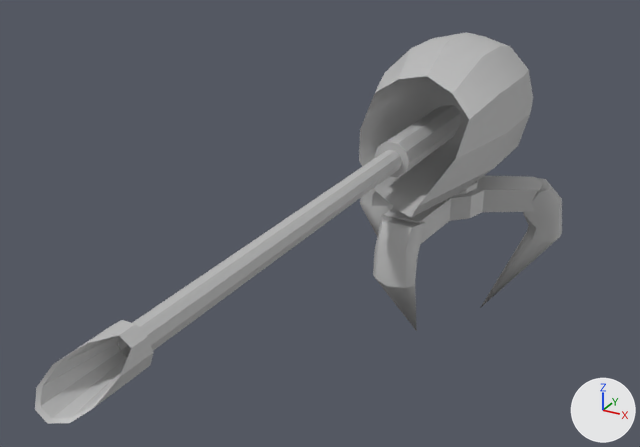
Before and after pictures for a commit that changed the FBX model Project -v1.0.2 - 4.2.0/Project -v1.0.2 - 4.2.0/Assets/Resources/GatGun.fbx.
Both versions are drawn from a 50 mm lens placed at (0.0316, -0.0888, 0.0502), pointed at (-0.0041, -0.0238, 0.0177). The axes (+X, +Y, +Z) are drawn at lower right. The lights are the same throughout. Where no turn or scale is listed for an object, it has been applied to the vertices.
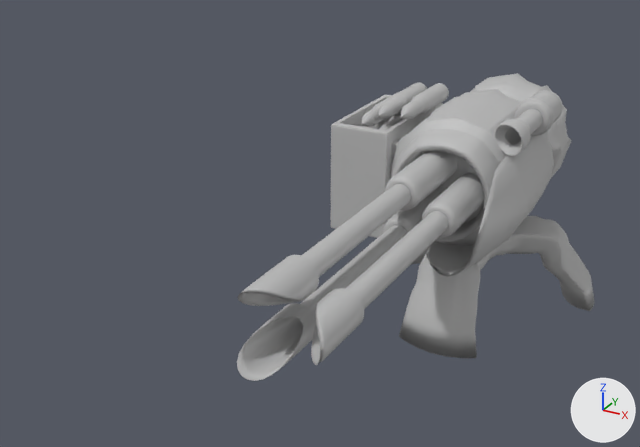
Location of each change, [x1, y1, x2, y2] in pixels of the pictures (640 x 447 px):
'pCylinder3', reshaped, moved, turned, rescaled
    before: [359, 32, 533, 218]
    after: [426, 134, 554, 277]
'pPipe6', added
    after: [237, 152, 484, 381]
'pCube4', added
    after: [399, 216, 594, 358]
'pCylinder4', added
    after: [389, 73, 572, 246]
'pPipe1', no longer drawn
    before: [117, 150, 402, 358]
'pPipe2', no longer drawn
    before: [35, 320, 153, 424]
'pCube5', added
    after: [331, 95, 436, 238]
'pCylinder1', no longer drawn
    before: [384, 176, 542, 244]
'pCube1', no longer drawn
    before: [373, 214, 425, 331]
'pCube2', no longer drawn
    before: [480, 178, 562, 308]
'pPipe3', no longer drawn
    before: [375, 105, 461, 178]
'pPipe8', added
    after: [495, 90, 563, 156]
'Rounds', added
    after: [361, 82, 458, 129]
'pCube3', no longer drawn
    before: [360, 188, 393, 236]
'pCylinder9', added
    after: [379, 113, 404, 130]

Diff of the bpy script that builds the scene:
```diff
--- a/Project -v1.0.2 - 4.2.0/Project -v1.0.2 - 4.2.0/Assets/Resources/GatGun.fbx.py
+++ b/Project -v1.0.2 - 4.2.0/Project -v1.0.2 - 4.2.0/Assets/Resources/GatGun.fbx.py
@@ me_mesh_005 @@
 # used by ob_pcylinder3; location = (0.00004, -0.00358, 0.02348); rotation_euler = (-3.142, 0.0, 0.0), in degrees (-180, 0, 0); scale = (0.0153, 0.0241, 0.0153)
-me_mesh_005.from_pydata(...)  # 74 vertices, 84 faces; spans x -0.5..0.5, y -0.557..0.833, z -0.5..0.5
+me_mesh_005.from_pydata(...)  # 142 vertices, 140 faces; spans x -0.267..0.467, y -0.511..0.801, z -0.278..0.475
+# me_mesh_005 part 1: the whole mesh is rebuilt
 me_mesh_005.materials.append(mat_lambert1)
@@ ob_ppipe1 @@
-ob_ppipe1 = bpy.data.objects.new('pPipe1', me_mesh_006)
-ob_ppipe1.location = (-0.00208, -0.02251, 0.02066)
+ob_ppipe1 = bpy.data.objects.new('pPipe1', None)
+ob_ppipe1.location = (-0.00311, -0.02672, 0.02202)
 ob_ppipe1.rotation_euler = (-3.142, 0.0, 0.0)  # degrees (-180, 0, 0)
-ob_ppipe1.scale = (0.00116, 0.0601, 0.00116)
+ob_ppipe1.scale = (0.00116, 0.0288, 0.00116)
@@ ob_pcylinder3 @@
 ob_pcylinder3 = bpy.data.objects.new('pCylinder3', me_mesh_005)
-ob_pcylinder3.location = (0.00004, -0.00358, 0.02348)
-ob_pcylinder3.rotation_euler = (-3.142, 0.0, 0.0)  # degrees (-180, 0, 0)
-ob_pcylinder3.scale = (0.0153, 0.0241, 0.0153)
+ob_pcylinder3.location = (0.00301, -0.00367, 0.01642)
+ob_pcylinder3.rotation_euler = (3.142, -0.157, 0.0)  # degrees (180, -9, 0)
+ob_pcylinder3.scale = (0.0153, 0.0182, 0.0153)
@@ ob_pcube1 @@
-ob_pcube1 = bpy.data.objects.new('pCube1', me_mesh)
+ob_pcube1 = bpy.data.objects.new('pCube1', None)
 ob_pcube1.location = (-0.00002, -0.01593, 0.01164)
 ob_pcube1.rotation_euler = (2.095, 0.0, 0.0)  # degrees (120, 0, 0)
-ob_pcube1.scale = (0.01, 0.01, 0.01)
+ob_pcube1.scale = (0.0185, 0.01, 0.01)
@@ ob_pcube3 @@
-ob_pcube3 = bpy.data.objects.new('pCube3', me_mesh_003)
+ob_pcube3 = bpy.data.objects.new('pCube3', None)
 ob_pcube3.location = (-0.01078, 0.00239, 0.01164)
 ob_pcube3.rotation_euler = (2.095, 0.0, -2.094)  # degrees (120, 0, -120)
-ob_pcube3.scale = (0.01, 0.01, 0.01)
+ob_pcube3.scale = (0.0185, 0.01, 0.01)
@@ ob_pcube2 @@
-ob_pcube2 = bpy.data.objects.new('pCube2', me_mesh_002)
+ob_pcube2 = bpy.data.objects.new('pCube2', None)
 ob_pcube2.location = (0.01022, 0.00254, 0.01164)
 ob_pcube2.rotation_euler = (2.095, 0.0, 2.094)  # degrees (120, 0, 120)
-ob_pcube2.scale = (0.01, 0.01, 0.01)
+ob_pcube2.scale = (0.0185, 0.01, 0.01)
@@ ob_ppipe2 @@
-ob_ppipe2 = bpy.data.objects.new('pPipe2', me_mesh_007)
-ob_ppipe2.location = (-0.00208, -0.05575, 0.02063)
+ob_ppipe2 = bpy.data.objects.new('pPipe2', None)
+ob_ppipe2.location = (-0.00311, -0.04454, 0.02204)
 ob_ppipe2.rotation_euler = (-3.142, 0.0, 0.0)  # degrees (-180, 0, 0)
@@ ob_ppipe3 @@
-ob_ppipe3 = bpy.data.objects.new('pPipe3', me_mesh_008)
-ob_ppipe3.location = (-0.00205, -0.00434, 0.02077)
+ob_ppipe3 = bpy.data.objects.new('pPipe3', None)
+ob_ppipe3.location = (-0.00103, -0.00699, 0.02373)
 ob_ppipe3.rotation_euler = (-3.142, 0.0, 0.0)  # degrees (-180, 0, 0)
@@ ob_pcylinder1 @@
-ob_pcylinder1 = bpy.data.objects.new('pCylinder1', me_mesh_001)
+ob_pcylinder1 = bpy.data.objects.new('pCylinder1', None)
 ob_pcylinder1.location = (-0.00112, -0.0053, 0.01543)
@@ ob_ppipe6 @@
+ob_ppipe6 = bpy.data.objects.new('pPipe6', me_mesh_012)  # 2559 vertices, 2589 faces; spans x -0.003..0.0042, y -0.0219..0.0219, z -0.0039..0.0039; in mat_lambert1 (grey #bcbcbc)
+ob_ppipe6.location = (0.00203, -0.02123, 0.01701)
@@ ob_rounds @@
+ob_rounds = bpy.data.objects.new('Rounds', me_mesh_011)  # 13404 vertices, 13308 faces; spans x -0.00589..0.00589, y -0.00555..0.00555, z -0.00592..0.00592; in mat_lambert1 (grey #bcbcbc)
+ob_rounds.location = (-0.00537, -0.00039, 0.01813)
@@ ob_ppipe8 @@
+ob_ppipe8 = bpy.data.objects.new('pPipe8', me_mesh_004_1)  # 1041 vertices, 1052 faces; spans x -0.00325..0.00207, y -0.01062..0.00384, z -0.0011..0.00286; in mat_lambert1 (grey #bcbcbc)
+ob_ppipe8.location = (0.00808, 0.0014, 0.02228)
@@ ob_pcylinder9 @@
+ob_pcylinder9 = bpy.data.objects.new('pCylinder9', me_mesh_008_1)  # 1091 vertices, 1085 faces; spans x -0.00108..0.00108, y -0.00639..0.0047, z -0.00108..0.00108; in mat_lambert1 (grey #bcbcbc)
+ob_pcylinder9.location = (-0.0069, 0.00046, 0.02034)
@@ ob_pcylinder4 @@
+ob_pcylinder4 = bpy.data.objects.new('pCylinder4', me_mesh_002_1)  # 1294 vertices, 1199 faces; spans x -0.0072..0.0072, y -0.0105..0.0153, z -0.0072..0.0072; in mat_lambert1 (grey #bcbcbc)
+ob_pcylinder4.location = (0.00204, 0.00058, 0.01678)
@@ ob_pcube5 @@
+ob_pcube5 = bpy.data.objects.new('pCube5', me_mesh_005_1)  # 1540 vertices, 1555 faces; spans x -0.00336..0.00765, y -0.00696..0.00696, z -0.00482..0.00746; in mat_lambert1 (grey #bcbcbc)
+ob_pcube5.location = (-0.00846, -0.00041, 0.01397)
@@ ob_pcube4 @@
+ob_pcube4 = bpy.data.objects.new('pCube4', me_mesh_003_1)  # 565 vertices, 519 faces; spans x -0.0134..0.0128, y -0.017..0.0073, z 0.0062..0.0154; in mat_lambert1 (grey #bcbcbc)
+ob_pcube4.location = (0.00307, 0.00418, -0.00617)
```
